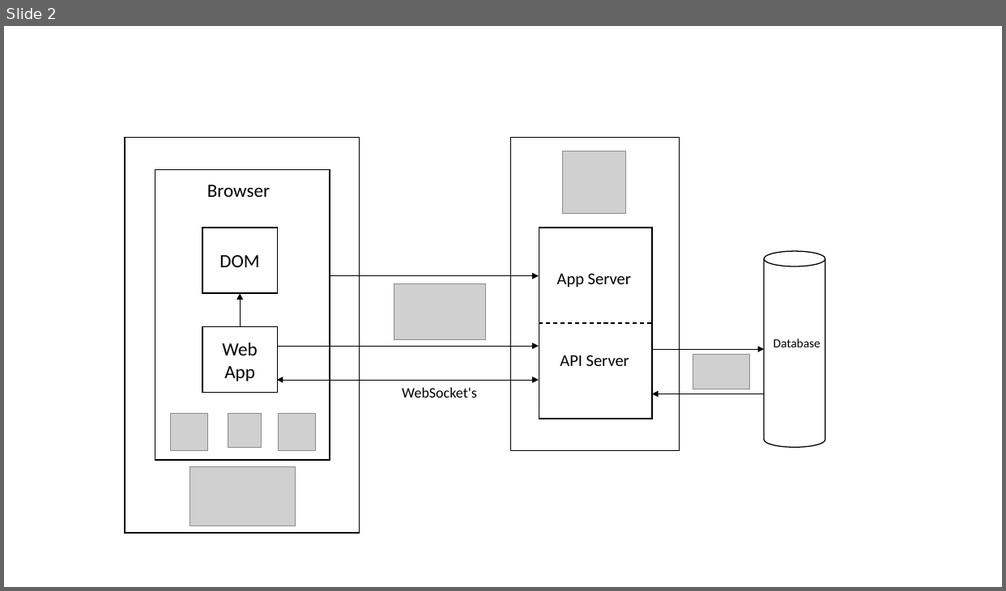
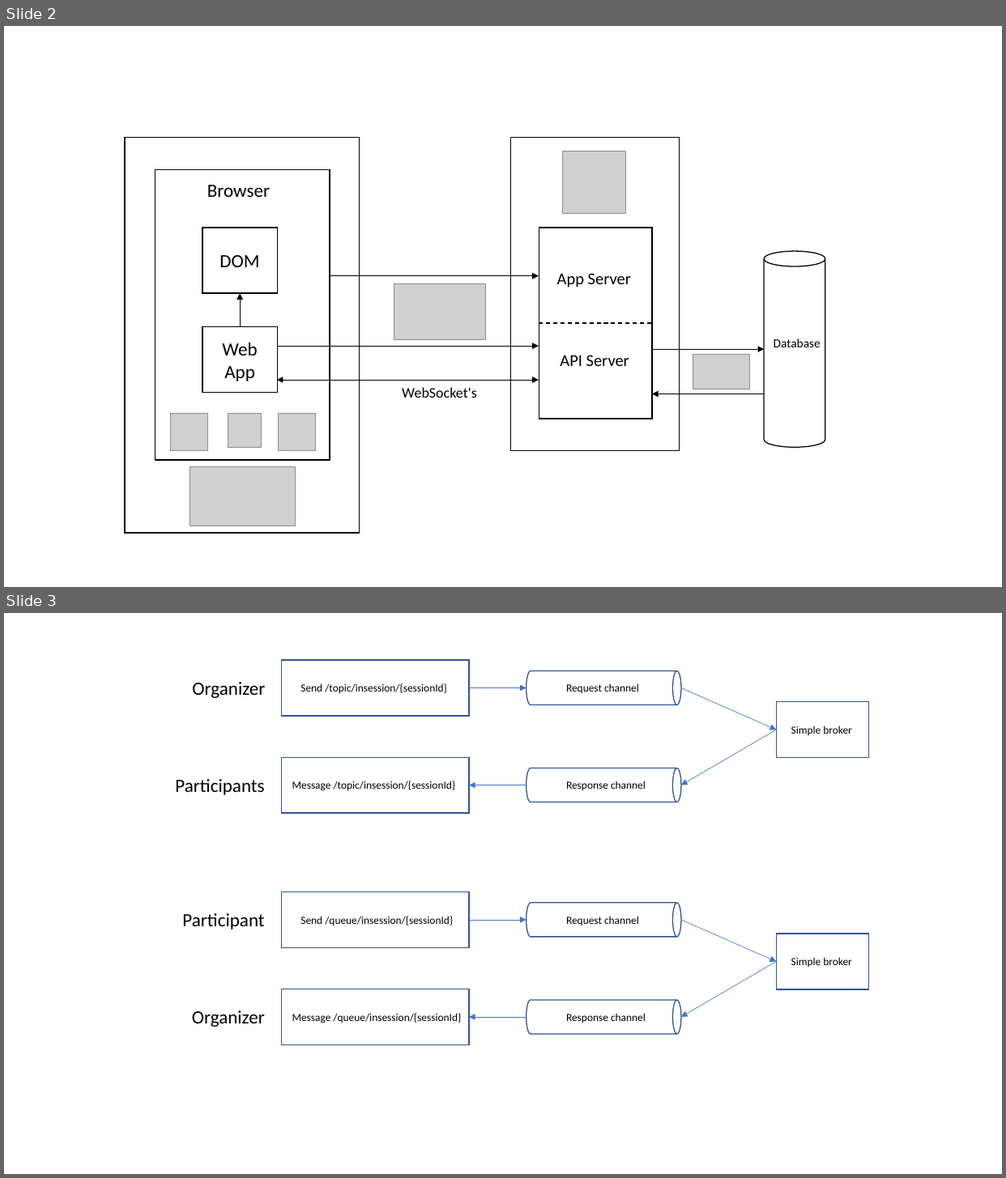
Before and after one commit to i-on-project/quick-quiz, a slide deck: docs/Infrastructure.pptx. Shown one above the other, each under a label of ours: slide 2 before the commit, slides 2 and 3 after it. The pictures are 1006x591 and 1006x1178 pixels, drawn with LibreOffice and Linux fonts; fonts in the diff are those of the drawing; grey boxes stand for pictures. Boxes give left, top, right and bottom in pixels: in the first picture for what was removed or moved away, otherwise in the second. Text is boxed around its words. In the diff, an @@ line names an element or a change of style, - is before the commit and + after.

```diff
--- a/docs/Infrastructure.pptx
+++ b/docs/Infrastructure.pptx
@@ slide 3 added at (4, 613, 1002, 1174), background #FFFFFF @@
@@ rectangle added at (282, 660, 470, 717), outline #325491 1 pt @@
@@ text added at (192, 682, 265, 698), 18 pt, text #000000 @@
+Organizer
@@ text added at (300, 683, 447, 693), 10.5 pt, text #000000 @@
+Send /topic/insession/{sessionId}
@@ cylinder added at (526, 671, 681, 705), outline #325491 1 pt @@
@@ text added at (566, 683, 639, 693), 10.5 pt, text #000000 @@
+Request channel
@@ arrow added from (469, 688) to (526, 688), #4472C4 0.5 pt @@
@@ arrow added from (681, 688) to (777, 730), #4472C4 0.5 pt @@
@@ rectangle added at (777, 702, 869, 758), outline #325491 1 pt @@
@@ arrow added from (777, 730) to (681, 786), #4472C4 0.5 pt @@
@@ text added at (791, 726, 852, 735), 10.5 pt, text #000000 @@
+Simple broker
@@ rectangle added at (282, 757, 470, 814), outline #325491 1 pt @@
@@ text added at (175, 779, 264, 795), 18 pt, text #000000 @@
+Participants
@@ text added at (292, 781, 456, 791), 10.5 pt, text #000000 @@
+Message /topic/insession/{sessionId}
@@ cylinder added at (526, 769, 681, 803), outline #325491 1 pt @@
@@ text added at (566, 781, 646, 790), 10.5 pt, text #000000 @@
+Response channel
@@ arrow added from (526, 786) to (469, 786), #4472C4 0.5 pt @@
@@ rectangle added at (282, 892, 470, 948), outline #325491 1 pt @@
@@ cylinder added at (526, 903, 681, 936), outline #325491 1 pt @@
@@ text added at (182, 914, 264, 930), 18 pt, text #000000 @@
+Participant
@@ text added at (300, 916, 453, 926), 10.5 pt, text #000000 @@
+Send /queue/insession/{sessionId}
@@ arrow added from (469, 920) to (526, 920), #4472C4 0.5 pt @@
@@ text added at (566, 916, 639, 926), 10.5 pt, text #000000 @@
+Request channel
@@ arrow added from (681, 920) to (777, 962), #4472C4 0.5 pt @@
@@ rectangle added at (777, 934, 869, 990), outline #325491 1 pt @@
@@ arrow added from (777, 962) to (681, 1017), #4472C4 0.5 pt @@
@@ text added at (791, 957, 852, 967), 10.5 pt, text #000000 @@
+Simple broker
@@ rectangle added at (282, 990, 470, 1046), outline #325491 1 pt @@
@@ cylinder added at (526, 1000, 681, 1033), outline #325491 1 pt @@
@@ text added at (192, 1011, 265, 1027), 18 pt, text #000000 @@
+Organizer
@@ text added at (292, 1013, 461, 1024), 10.5 pt, text #000000 @@
+Message /queue/insession/{sessionId}
@@ arrow added from (526, 1017) to (469, 1017), #4472C4 0.5 pt @@
@@ text added at (566, 1013, 646, 1023), 10.5 pt, text #000000 @@
+Response channel
```
Also in this commit, not shown: 15 other files.
